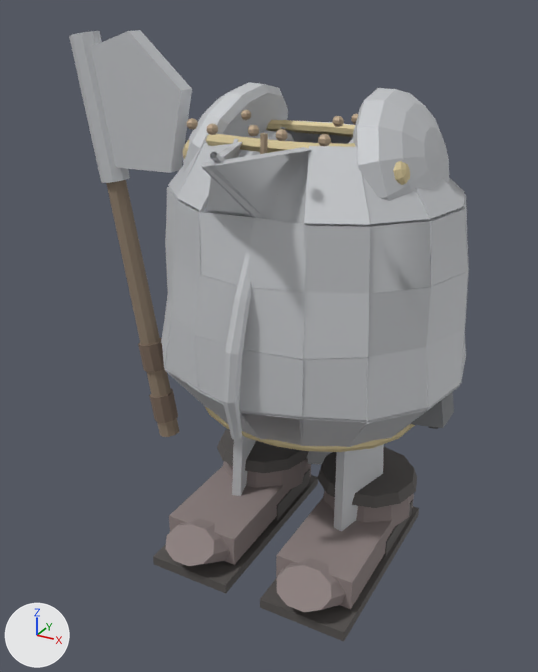
A saved change to the glTF model assets/characters/bellmire/showcase/warden_kit.glb.
Before and after are seen from a camera (50 mm lens) standing at (0.794, -1.681, 1.425) and looking at (-0.085, -0.082, 0.625). The axes (+X, +Y, +Z) are drawn at lower left. The lights are the same throughout. The first picture is the older version.

Names of what the first picture shows: 'Acc_BootL_cloth_warden', 'Acc_BootL_dark_warden', 'Acc_BootR_cloth_warden', 'Acc_BootR_dark_warden', 'Armour_Cuirass_metal_warden', 'Armour_Cuirass_trim_warden', 'Armour_PauldronL_metal_warden', 'Armour_PauldronR_metal_warden', 'Armour_Tassets_metal_warden', 'Weapon_haft_warden', 'Weapon_leather_warden', 'Weapon_metal_warden' and 4 more.
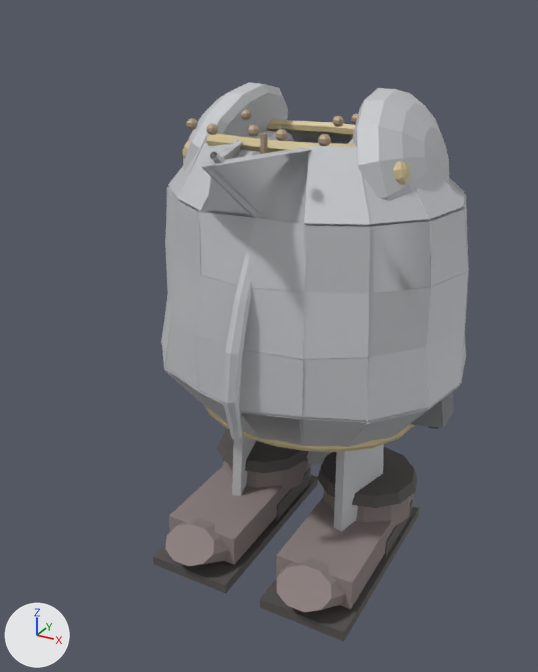
Location of each change, (x1, y1, x2, y2) in pixels of the pictures (538 x 672 px):
```json
{"object": "Weapon_metal_warden", "change": "deleted", "before": [69, 30, 192, 183]}
{"object": "Weapon_haft_warden", "change": "deleted", "before": [106, 180, 180, 437], "on screen": "brown"}
{"object": "Weapon_leather_warden", "change": "deleted", "before": [138, 338, 178, 423], "on screen": "brown"}
```

The change, as JSON lines over the scene's bpy script:
```json
{"op": "remove", "block": "ob_weapon_haft_warden", "code": ["ob_weapon_haft_warden = bpy.data.objects.new('Weapon_haft_warden', me_weapon_haft_warden)", "ob_weapon_haft_warden.location = (-0.307, 0.0, 0.448)"]}
{"op": "remove", "block": "ob_weapon_leather_warden", "code": ["ob_weapon_leather_warden = bpy.data.objects.new('Weapon_leather_warden', me_weapon_leather_warden)", "ob_weapon_leather_warden.location = (-0.307, 0.0, 0.448)"]}
{"op": "remove", "block": "ob_weapon_metal_warden", "code": ["ob_weapon_metal_warden = bpy.data.objects.new('Weapon_metal_warden', me_weapon_metal_warden)", "ob_weapon_metal_warden.location = (-0.307, 0.0, 0.448)"]}
```
